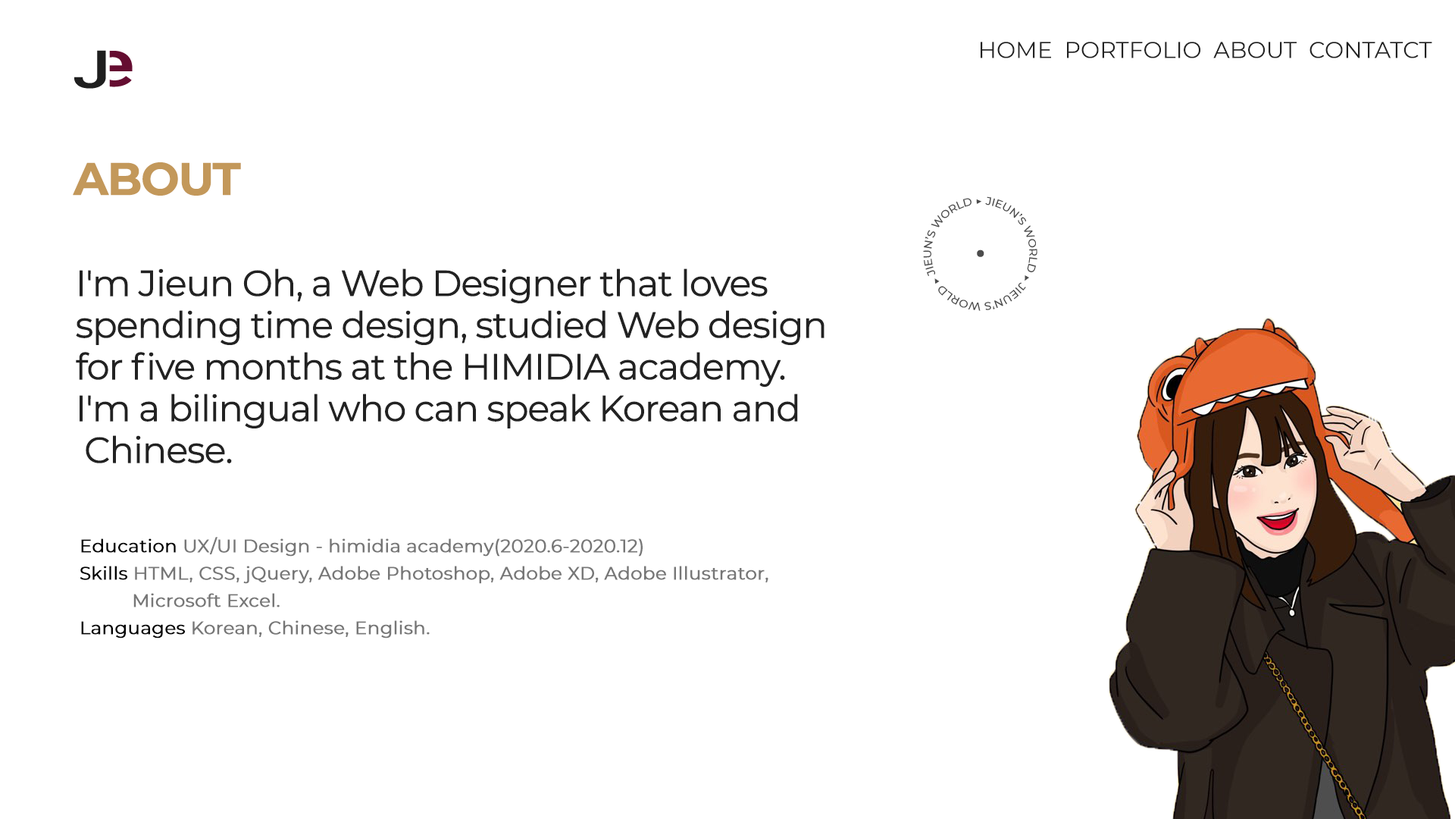
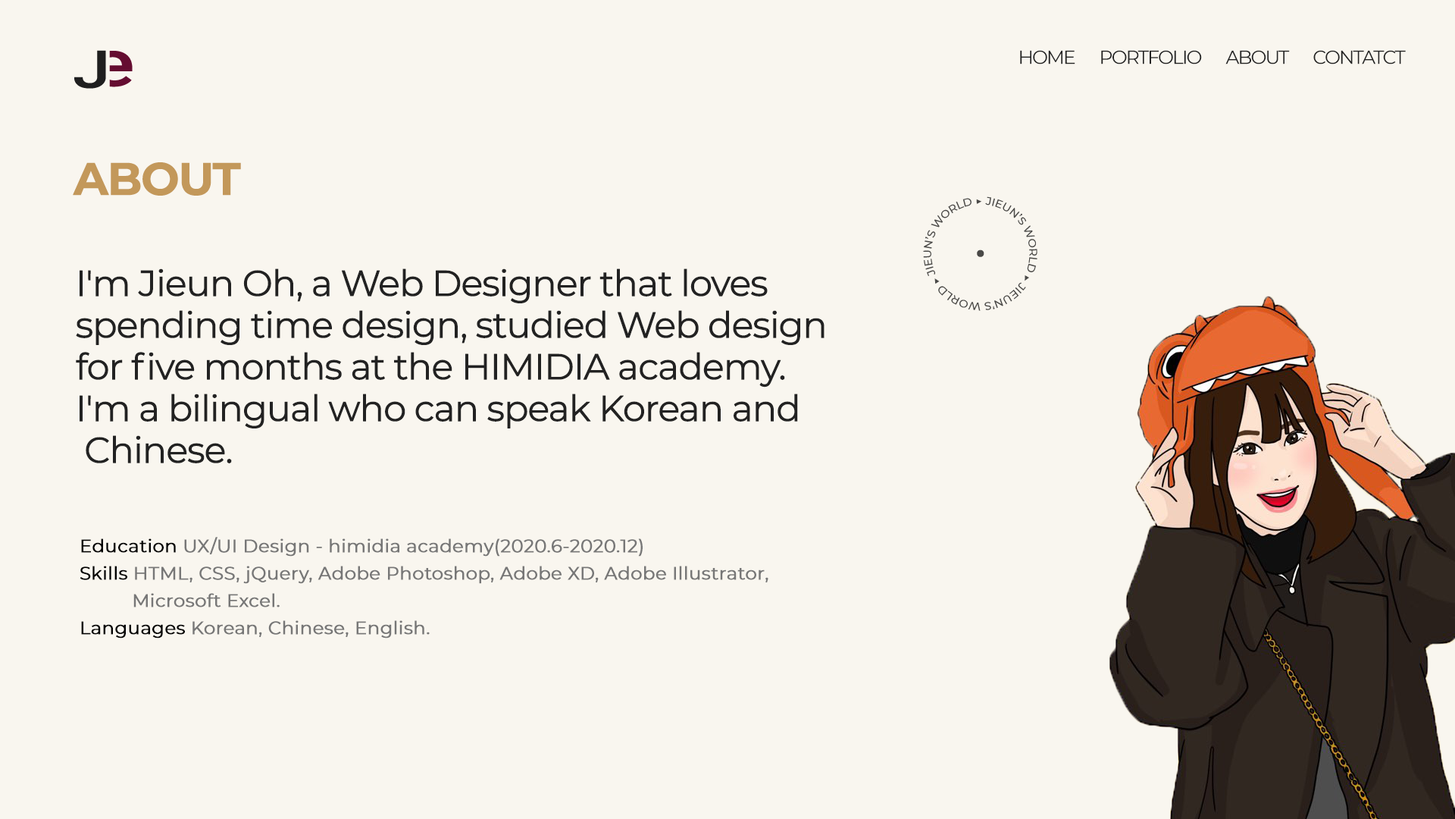
Two versions of the same layered image (w=1455, h=819). Layer-by-layer changes:
renamed "Layer 5" to "Layer 9", painted on it over [970, 120, 1455, 819]
removed layer "Layer 4" over [1139, 231, 1254, 346]
painted on "HOME PORTFOLIO ABOUT CONTATCT" over [980, 41, 1433, 65]
painted on "Background" over [0, 0, 1455, 819]
